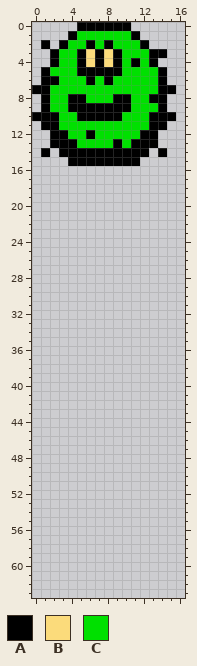
A pixel-art sprite gets an edit: marin0se/graphics/DEFAULT/enemies/pokeyhead.png. The picture above is the old version.
The file is 32x64 pixels. Shown: x 0..16, y 0..63.
Palette (. is transparent): A #000000  B #fbdb7b  C #00e000
Pixels before, first column x 0:
 0 .....AAAAAA.....
 1 ....ACCCCCCA....
 2 .A.ACCACACCCA...
 3 ..ACCABABACCCAA.
 4 ..ACCABABACACA..
 5 .ACCCAAAAACCCCA.
 6 .AACCCACACCCCCA.
 7 AACCCCCCCCCCCCAA
 8 .ACCAACCCAACCAA.
 9 .ACCAAAAAAACCCA.
10 AAACCAAAAACCCAAA
11 .AACCCCCCCCCCAA.
12 ..AACCACCCCCAA..
13 ..AAACCCCACAAA..
14 .A.AAAAAAAAAA.A.
15 ....AAAAAAAA....
The result:
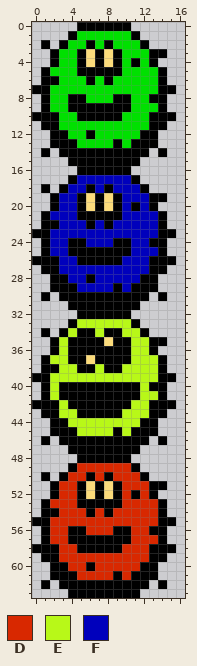
Colours new in this view: D #d82800  E #b8f818  F #0000bc
What changed:
Changed rows in their new state; - is an unchanged pixel.
first column x 0:
16 -----AAAAAA-----
17 ----AFFFFFFA----
18 -A-AFFAFAFFFA---
19 --AFFABABAFFFAA-
20 --AFFABABAFAFA--
21 -AFFFAAAAAFFFFA-
22 -AAFFFAFAFFFFFA-
23 AAFFFFFFFFFFFFAA
24 -AFFAAFFFAAFFAA-
25 -AFFAAAAAAAFFFA-
26 AAAFFAAAAAFFFAAA
27 -AAFFFFFFFFFFAA-
28 --AAFFAFFFFFAA--
29 --AAAFFFFAFAAA--
30 -A-AAAAAAAAAA-A-
31 ----AAAAAAAA----
32 -----AAAAAA-----
33 ----AEEEEEEA----
34 -A-AEAAEAAEEA---
35 --AEAAAABAAEEAA-
36 --AEAAAAAAAEEA--
37 -AEEAABAAAAEEEA-
38 -AAEEAAEAAEEEEA-
39 AAEEEEEEEEEEEEAA
40 -AEAAAAAAAAAEAA-
41 -AEAAAAAAAAAEEA-
42 AAAEAAAAAAAEEAAA
43 -AAEEAAAAAEEEAA-
44 --AAEEEEEEEEAA--
45 --AAAEEEEAEAAA--
46 -A-AAAAAAAAAA-A-
47 ----AAAAAAAA----
48 -----AAAAAA-----
49 ----ADDDDDDA----
50 -A-ADDADADDDA---
51 --ADDABABADDDAA-
52 --ADDABABADADA--
53 -ADDDAAAAADDDDA-
54 -AADDDADADDDDDA-
55 AADDDDDDDDDDDDAA
56 -ADDAADDDAADDAA-
57 -ADDAAAAAAADDDA-
58 AAADDAAAAADDDAAA
59 -AADDDDDDDDDDAA-
60 --AADDADDDDDAA--
61 --AAADDDDADAAA--
62 -A-AAAAAAAAAA-A-
63 ----AAAAAAAA----
